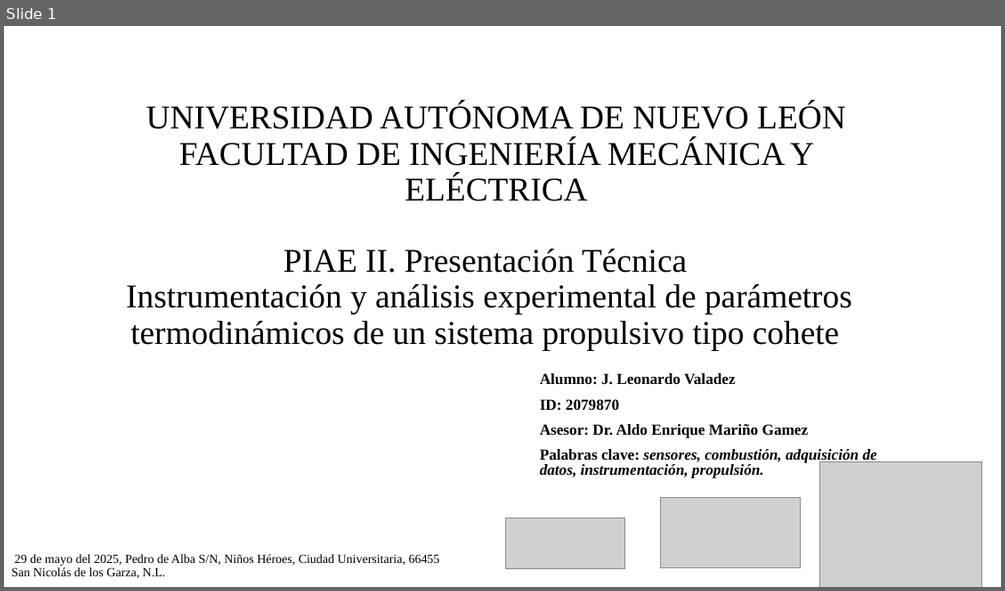
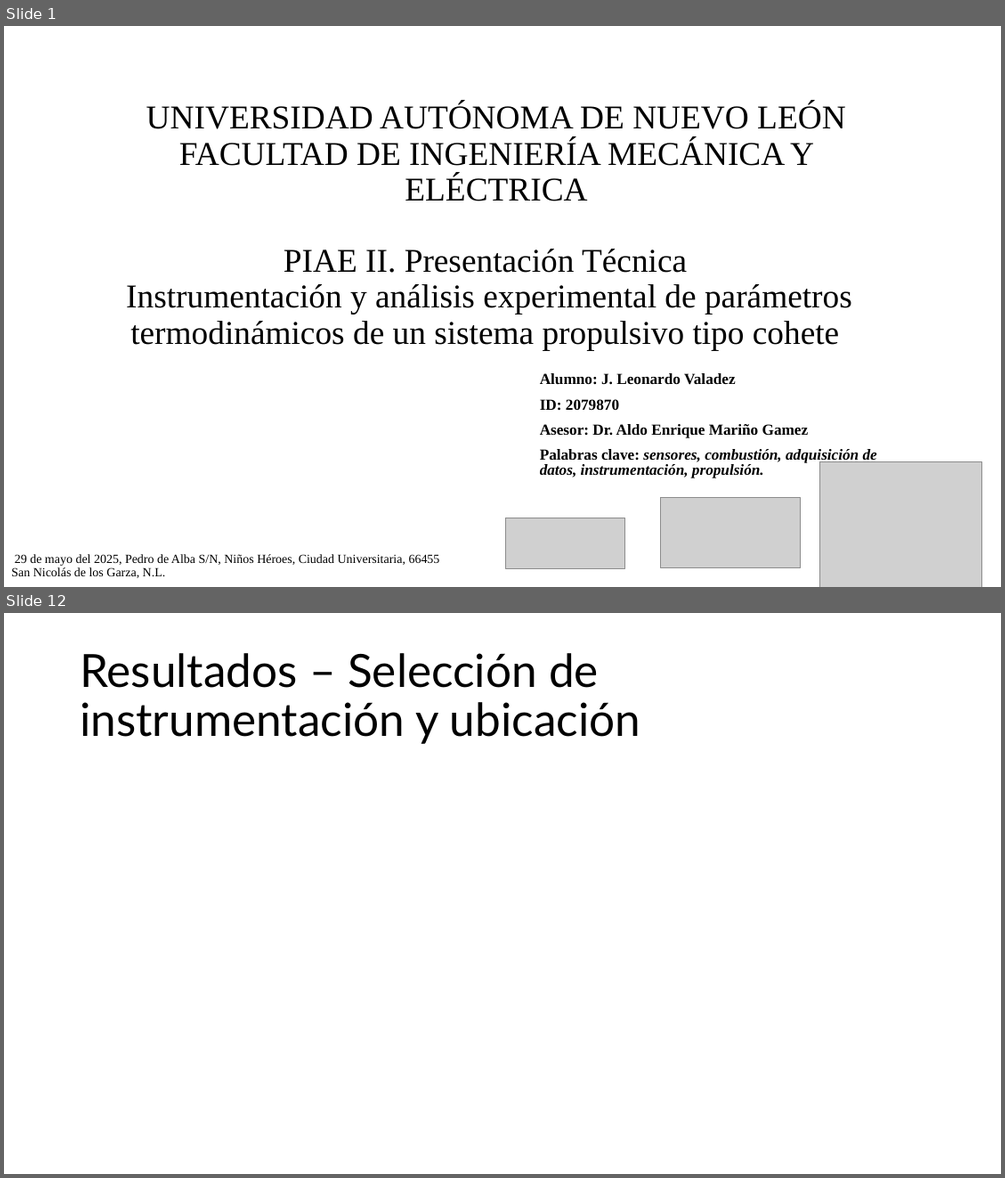
Before and after one commit to Archimedean2345/The-thermal-repository, a slide deck: PIAE2-Presentacion Tecnica.pptx. Shown one above the other, each under a label of ours: slide 1 before the commit, slides 1 and 12 after it; the slides between them are not shown. The pictures are 1005x591 and 1005x1178 pixels, drawn with LibreOffice and Linux fonts; fonts in the diff are those of the drawing; grey boxes stand for pictures; background and template pictures are left out. Boxes give left, top, right and bottom in pixels: in the first picture for what was removed or moved away, otherwise in the second. Text is boxed around its words. In the diff, an @@ line names an element or a change of style, - is before the commit and + after.

```diff
--- a/PIAE2-Presentacion Tecnica.pptx
+++ b/PIAE2-Presentacion Tecnica.pptx
@@ slide 12 added at [4, 613, 1001, 1174], background #FFFFFF @@
@@ title added at [80, 653, 640, 744], 44 pt, text #000000 @@
+Resultados – Selección de instrumentación y ubicación
```
Also in this commit, not shown: 2 slides changed, 12 other slides added, 3 slides removed, 1 other file.
